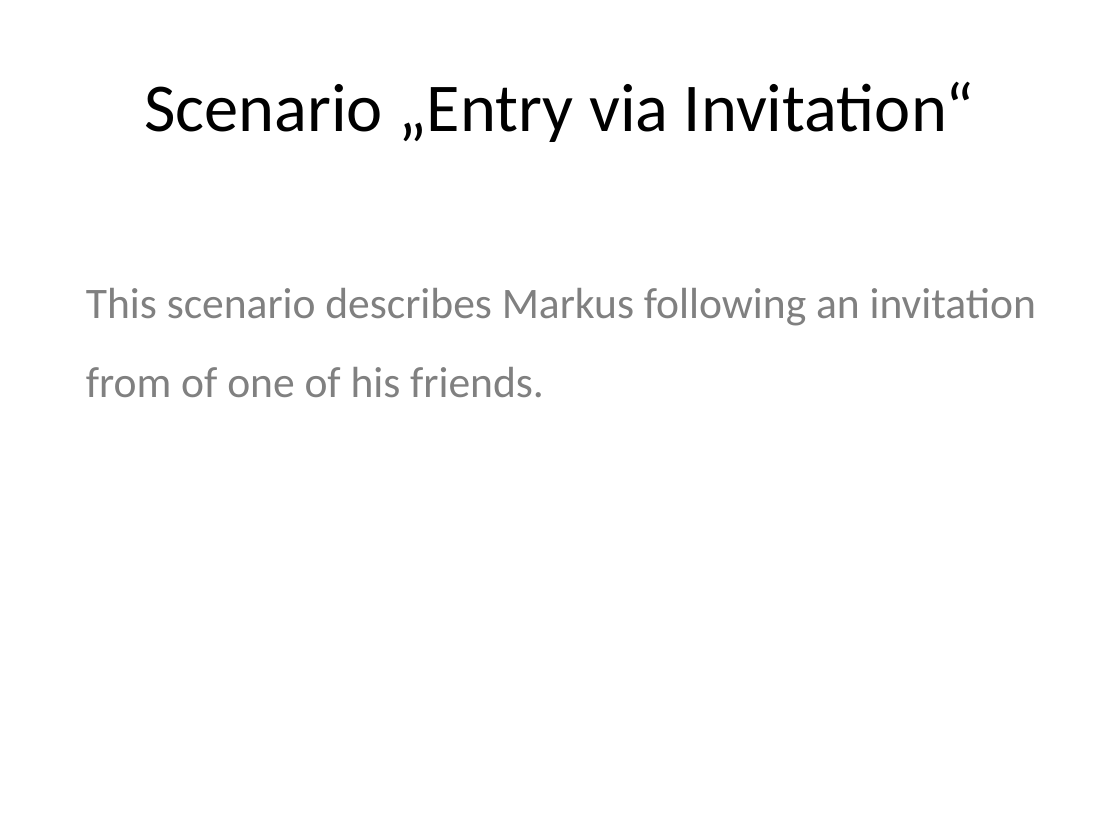
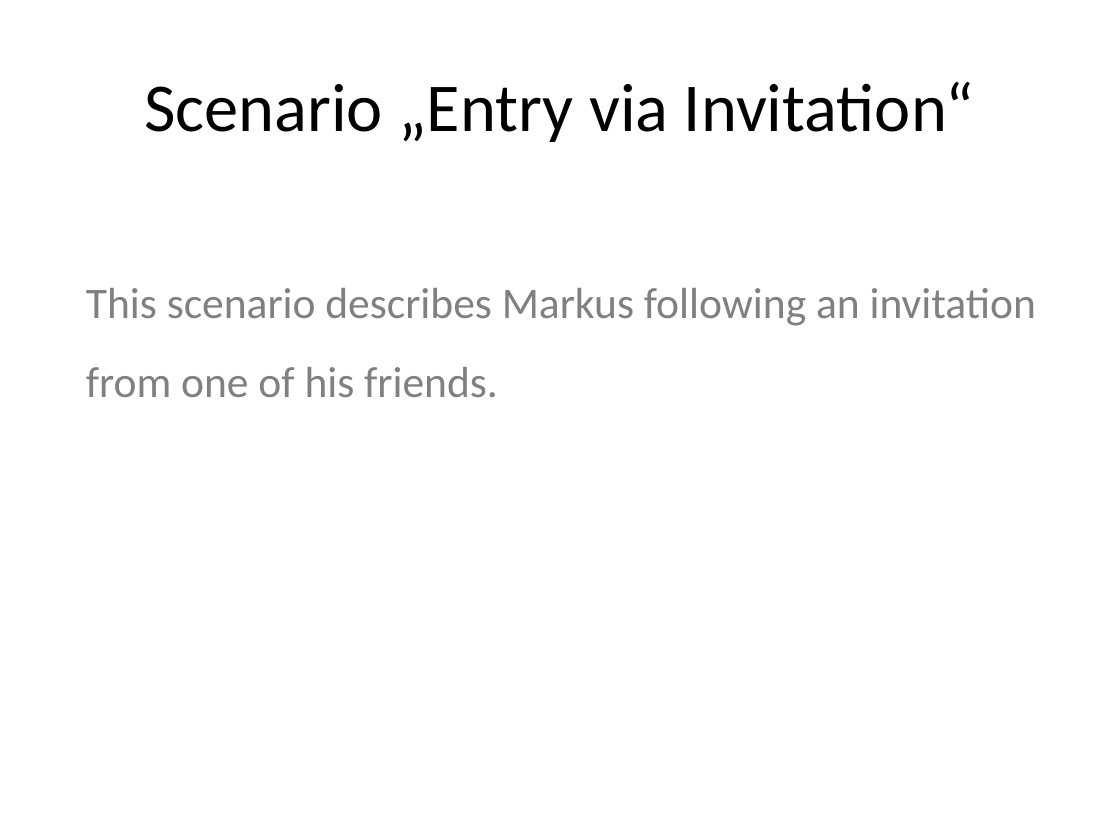
Before and after one commit to MoritzTheile/com.supeyou, a slide deck: slide 2 of com.supeyou.project/doc/SupeYou.pptx. Drawn at 1120x840 pixels with LibreOffice and Linux fonts; fonts in the diff are those of the drawing. Boxes give left, top, right and bottom in pixels: in the first picture for what was removed or moved away, otherwise in the second. Text is boxed around its words. In the diff, an @@ line names an element or a change of style, - is before the commit and + after.

```diff
--- a/com.supeyou.project/doc/SupeYou.pptx
+++ b/com.supeyou.project/doc/SupeYou.pptx
@@ text at [86, 288, 1036, 397]: text changed @@
-This scenario describes Markus following an invitation from of one of his friends.
+This scenario describes Markus following an invitation from one of his friends.
```
Also in this commit, not shown: 2 other slides changed, 16 other files.
